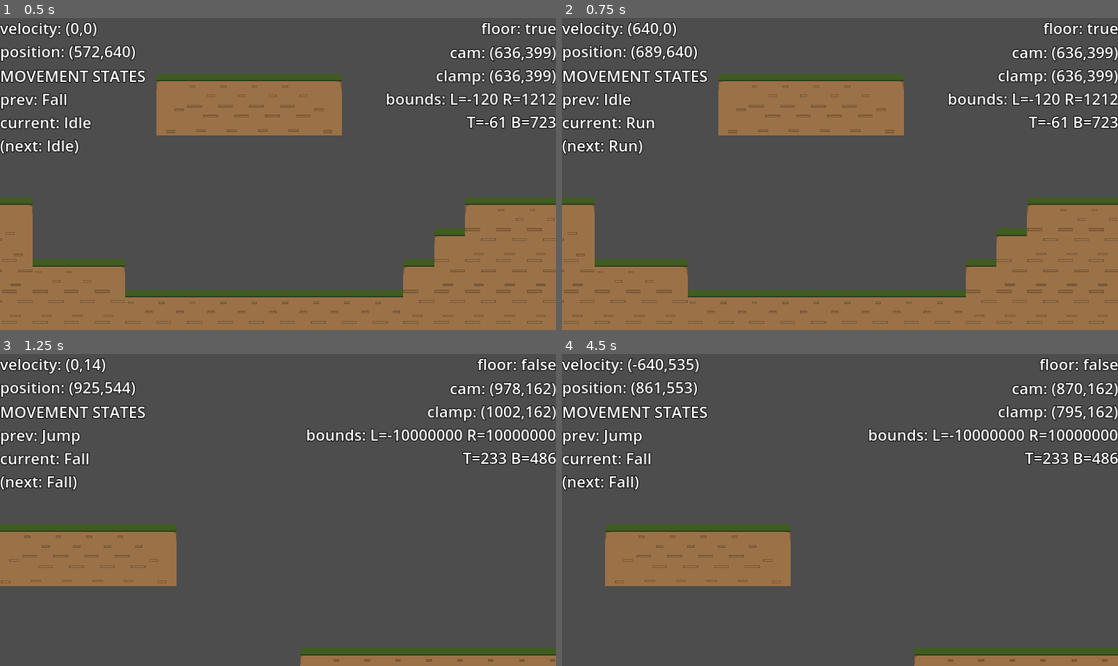
Above: before the commit, frames 1-4 (two rows, left to right).
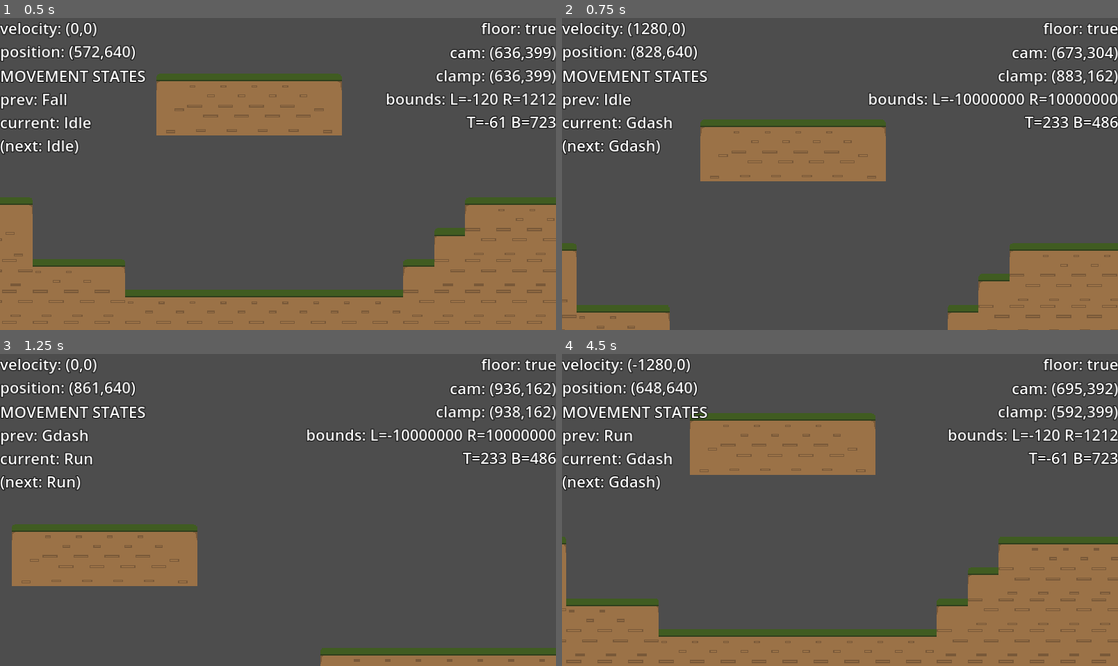
Above: after the commit, the same moments.

Repository: azylazide/untitled-hw-game-G4
Game: Godot game, scene res://src/levels/world.tscn
The game is run twice, just before and just after one commit, with the same random seed, the same clock (stepped at 60 frames per second) and the same inputs.
Inputs:
- Up to frame 1 (0.5 s): no input
- Up to frame 2 (0.75 s): tap Enter (ui_accept) at 0.5 s; hold D (right) from 0.53 s (still down); hold X (dash) from 0.53 s (still down)
- Up to frame 3 (1.25 s): keep holding D (right); keep holding X (dash); tap Space (jump) at 0.77 s
- Up to frame 4 (4.5 s): release X (dash) at 1.28 s; tap X (dash) at 1.35, 2.85, 4.35 s; tap Space (jump) at 1.52, 3.02, 3.77 s; release D (right) at 2.03 s; hold A (left) 2.03-2.78 s; hold X (dash) 2.03-2.78 s; hold D (right) 2.78-4.28 s; hold X (dash) 3.53-4.28 s; hold A (left) from 4.28 s (still down)

Frame 1 is identical in both runs. In frame 2, 29% of the frame differs, in the area x 0-100%, y 1-100%; in frame 3, 3.5%; in frame 4, 37%.

Commit message:
can gdash and adash

Diff:
--- a/src/actors/player.gd
+++ b/src/actors/player.gd
@@ -63,6 +63,7 @@
 var jump_gravity: float
 var min_jump_force: float
 var fall_gravity: float
+var dash_force: float
 
 
 ## If on floor on current frame
@@ -95,6 +96,8 @@
 
 	speed = max_run_tile*Globals.TILE_UNITS
 
+	dash_force = Globals._dash_speed(dash_length,dash_time)
+
 	face_direction = 1
 
 func _setup_timers() -> void:
@@ -130,6 +133,7 @@
 	DebugTexts.get_node("Control/HBoxContainer/VBoxContainer/Label").text = "velocity: (%.00f,%.00f)\nposition: (%.00f,%.00f)" %[velocity.x,velocity.y,global_position.x,global_position.y]
 	DebugTexts.get_node("Control/HBoxContainer/VBoxContainer/Label2").text = "MOVEMENT STATES\nprev: %s\ncurrent: %s\n(next: %s)" %[Move.state_name[Move.previous],Move.state_name[Move.current],Move.state_name[Move.next]]
 	DebugTexts.get_node("Control/HBoxContainer/VBoxContainer2/Label3").text = "floor: %s" %on_floor
+
 ## Movement state machine
 func _movement_statemachine(delta: float) -> void:
 	#Coming from a different state in previous frame
@@ -162,6 +166,19 @@
 			coyote_timer.stop()
 			jump_buffer_timer.stop()
 			_enter_jump()
+			return
+		Move.STATES.GDASH:
+			dash_cooldown_timer.start()
+			velocity.x = dash_force*face_direction
+			dash_timer.start()
+			return
+		Move.STATES.ADASH:
+			dash_cooldown_timer.start()
+			can_adash = false
+			velocity.x = dash_force*face_direction
+			velocity.y = 0
+			dash_timer.start()
+			return
 	pass
 
 ## Main states code that runs per frame
@@ -245,9 +262,44 @@
 			return Move.STATES.JUMP
 
 		Move.STATES.GDASH:
+			var dir = get_direction()
+
+			was_on_floor = check_floor()
+			_apply_movement(dir)
+			on_floor = check_floor()
+
+			if not on_floor:
+				if was_on_floor:
+					coyote_timer.start()
+
+			if dash_timer.is_stopped():
+				if on_floor:
+					if dir != 0:
+						return Move.STATES.RUN
+					else:
+						return Move.STATES.IDLE
+				elif not on_floor and not was_on_floor:
+					return Move.STATES.FALL
 
 			return Move.STATES.GDASH
 
+		Move.STATES.ADASH:
+			var dir = get_direction()
+
+			was_on_floor = check_floor()
+			_apply_movement(dir)
+			on_floor = check_floor()
+
+			if dash_timer.is_stopped():
+				if on_floor:
+					if dir != 0:
+						return Move.STATES.RUN
+					else:
+						return Move.STATES.IDLE
+				else:
+					return Move.STATES.FALL
+
+			return Move.STATES.ADASH
 	return 0
 
 ## Clean up when transitioning out to
@@ -310,16 +362,25 @@
 			if event.is_action_pressed("jump"):
 				if on_floor:
 					change_movement_state(Move.STATES.JUMP)
+			if event.is_action_pressed("dash"):
+				if dash_cooldown_timer.is_stopped():
+					change_movement_state(Move.STATES.GDASH)
 		Move.STATES.RUN:
 			if event.is_action_pressed("jump"):
 				if on_floor:
 					change_movement_state(Move.STATES.JUMP)
+			if event.is_action_pressed("dash"):
+				if dash_cooldown_timer.is_stopped():
+					change_movement_state(Move.STATES.GDASH)
 		Move.STATES.JUMP:
 			if event.is_action_released("jump"):
 				if velocity.y < -min_jump_force:
 					velocity.y = -min_jump_force
 					#printt(velocity.y, "cut jump")
 					change_movement_state(Move.STATES.FALL)
+			if event.is_action_pressed("dash"):
+				if dash_cooldown_timer.is_stopped() and can_adash:
+					change_movement_state(Move.STATES.ADASH)
 		Move.STATES.FALL:
 			if event.is_action_pressed("jump"):
 				if velocity.y > 0:
@@ -328,3 +389,6 @@
 					can_ajump = false
 					jump_buffer_timer.stop()
 					change_movement_state(Move.STATES.JUMP)
+			if event.is_action_pressed("dash"):
+				if dash_cooldown_timer.is_stopped() and can_adash:
+					change_movement_state(Move.STATES.ADASH)
--- a/src/actors/player.tscn
+++ b/src/actors/player.tscn
@@ -22,6 +22,7 @@
 collision_layer = 2
 platform_floor_layers = 4294967277
 script = ExtResource("1_7v7v0")
+dash_length = 4.0
 max_run_tile = 10.0
 jump_height = 2.5
 min_jump_height = 0.8
